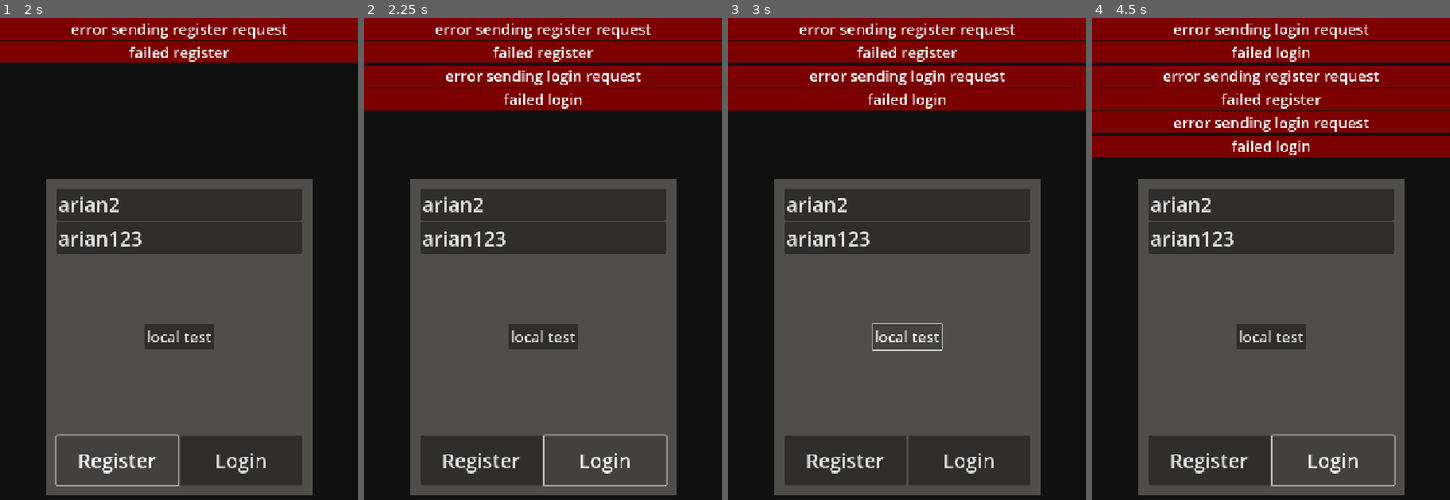
Above: before the commit, frames 1-4 (left to right).
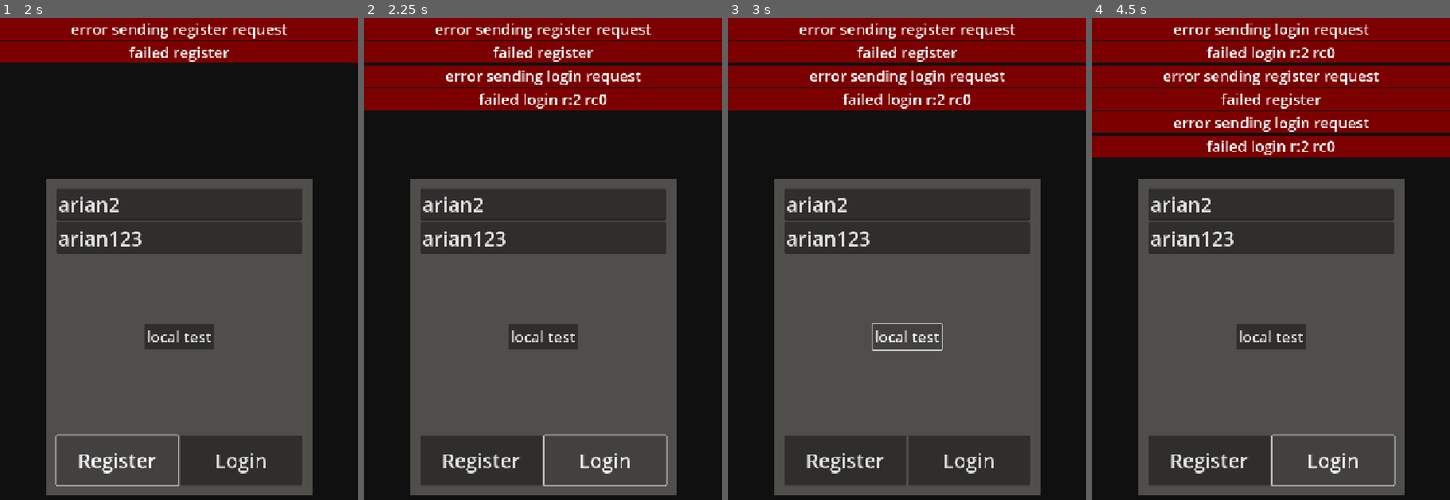
Above: after the commit, the same moments.

Repository: arian-nj/oldtix
Game: Godot game, scene res://PatchSystem/LoadPatcher.tscn
Two runs of this game, one before a commit and one after it. Both use one fixed random seed, a clock stepped at 60 frames per second and the inputs below.
Inputs:
- Up to frame 1 (2 s): click "local test" at 0.5 s; click "Register" at 1.25 s
- Up to frame 2 (2.25 s): click "Login" at 2 s
- Up to frame 3 (3 s): click "local test" at 2.75 s
- Up to frame 4 (4.5 s): click "Register" at 3.5 s; click "Login" at 4.25 s

Frame 1 is identical in both runs. In frame 2, 0.4% of the frame differs, in the area x 32-68%, y 15-19%; in frame 3, 0.4%; in frame 4, 0.9%, in the area x 32-68%, y 5-29%.

Commit message:
http timeut

Diff:
--- a/game/GameContent/Katana/KAccount.gd
+++ b/game/GameContent/Katana/KAccount.gd
@@ -37,7 +37,7 @@
 	return true
 
 func GetUser(user_id:String)->AccountData:
-	var http_req_node:HTTPRequest = HTTPRequest.new()
+	var http_req_node:HTTPRequest = Katana.NewHttpRequest()
 	add_child(http_req_node)
 	var req_url:= Katana.CoreHttpUrl + Katana.PersonUrl + user_id
 	if user_id == "me":
@@ -70,7 +70,7 @@
 	return me
 
 func GetUserStatistics(user_id:String)->Array: # UserStatisticsData,String
-	var http_req_node:HTTPRequest = HTTPRequest.new()
+	var http_req_node:HTTPRequest = Katana.NewHttpRequest()
 	add_child(http_req_node)
 	var req_url:= Katana.CoreHttpUrl + Katana.PersonUrl + user_id + Katana.PersonStatisticsAfter
 	# if user_id == "me":
--- a/game/GameContent/Katana/Katana.gd
+++ b/game/GameContent/Katana/Katana.gd
@@ -1,7 +1,6 @@
 class_name Katana extends Node
 
-
-
+const REQUEST_TIMEOUT := 5
 static var _debug:bool = false
 
 static var CoreHttpUrl:String = "https://" + "core.filelord.ir"
@@ -12,7 +11,7 @@
 static func change_debug_mode(new_debug:bool) -> void:
 	_debug = new_debug
 	if new_debug:
-		var local_ip := "192.168.93.205"
+		var local_ip := "192.168.216.205"
 		CoreHttpUrl = "http://" + local_ip +":4444"
 		Hokm4WsUrl =  "ws://" + local_ip + ":4445"
 		Hokm4HttpUrl =  "http://" + local_ip + ":4445"
@@ -27,3 +26,8 @@
 static var PersonStatisticsAfter := "/stat"
 
 static var ActiveGameUrl:String = "/active_game"
+
+static func NewHttpRequest()->HTTPRequest:
+	var http_req := HTTPRequest.new()
+	http_req.timeout = REQUEST_TIMEOUT
+	return http_req
--- a/game/GameContent/Scenes/LoginMenu/login_functionality.gd
+++ b/game/GameContent/Scenes/LoginMenu/login_functionality.gd
@@ -18,7 +18,7 @@
 	}
 	var json_data_string:String = JSON.stringify(json_data)
 
-	var http_req:HTTPRequest = HTTPRequest.new()
+	var http_req:HTTPRequest = Katana.NewHttpRequest()
 	add_child(http_req)
 	http_req.request_completed.connect(_on_register_request_completed)
 
@@ -54,7 +54,8 @@
 	}
 	var json_data_string:String = JSON.stringify(json_data)
 
-	var http_req:HTTPRequest = HTTPRequest.new()
+	var http_req:HTTPRequest = Katana.NewHttpRequest()
+	http_req.timeout = 5
 	add_child(http_req)
 	http_req.request_completed.connect(_on_token_request_completed)
 
@@ -62,31 +63,36 @@
 	var err:int = http_req.request(Katana.CoreHttpUrl + Katana.TokenUrl,[],HTTPClient.METHOD_POST,json_data_string)
 	if err != OK:
 		print_debug(err)
-
 		ErrorBoard._instance.new_error("error sending login request",ErrorBoard.ErrorLevel)
 	await http_req.request_completed
 	http_req.queue_free()
 
 
 func _on_token_request_completed(_result: int, response_code: int, _headers: PackedStringArray, body: PackedByteArray)->void:
+	print("here")
 	if response_code == HTTPClient.RESPONSE_OK:
 		ErrorBoard._instance.new_error("You're In",ErrorBoard.SuccessLevel)
 		var tokenBodyJson :Variant = JSON.parse_string(body.get_string_from_utf8())
 		var new_token:String = tokenBodyJson["AuthenticationToken"]
 		KAccount._instance.set_token(new_token)
 		self.visible = false
+		print("here1")
+
 
 	elif response_code == HTTPClient.RESPONSE_UNPROCESSABLE_ENTITY:
 		var body_content:Variant = JSON.parse_string(body.get_string_from_utf8())
 		if body_content.has("FieldErrors"):
 			for k:String in body_content["FieldErrors"]:
 				ErrorBoard._instance.new_error(body_content["FieldErrors"][k],ErrorBoard.InfoLevel)
+		print("here2")
 
 	else:
-		ErrorBoard._instance.new_error("failed login",ErrorBoard.ErrorLevel)
-		print_debug(str(_result)+" " + str(response_code)," ",body.get_string_from_utf8())
+		ErrorBoard._instance.new_error("failed login r:" + str(_result)+" rc" + str(response_code),ErrorBoard.ErrorLevel)
+		print_debug("token failed ",str(_result)+" " + str(response_code)," ",body.get_string_from_utf8())
+		print("here3")
+	print("here4")
+
 
 
 func _on_local_button_pressed() -> void:
-	print("here")
 	Katana.change_debug_mode(true)
--- a/game/GameContent/Scenes/MainMenu/main_menu.gd
+++ b/game/GameContent/Scenes/MainMenu/main_menu.gd
@@ -13,13 +13,13 @@
 	PlayButton.disabled = true
 	ContinueGameButton.visible = false
 
-	var http_req:HTTPRequest = HTTPRequest.new()
+	var http_req:HTTPRequest = Katana.NewHttpRequest()
 	add_child(http_req)
 	http_req.request(Katana.Hokm4HttpUrl + Katana.ActiveGameUrl,KAccount._instance.AddAuthHeader())
 	http_req.request_completed.connect(_on_active_game_request_completed)
 
 	set_label("Waiting...")
-	http_req = HTTPRequest.new()
+	http_req = Katana.NewHttpRequest()
 	add_child(http_req)
 	http_req.request(Katana.CoreHttpUrl + Katana.StatusUrl)
 	http_req.request_completed.connect(_on_status_request_completed)
--- a/game/PatchSystem/LoadPatcher.tscn
+++ b/game/PatchSystem/LoadPatcher.tscn
@@ -9,11 +9,12 @@
 [sub_resource type="StyleBoxFlat" id="StyleBoxFlat_574je"]
 bg_color = Color(0.0562916, 0.0562916, 0.0562916, 1)
 
-[node name="LoadPatcher" type="CanvasLayer" node_paths=PackedStringArray("oldVersionLabel", "newVersionLabel", "downloadProgressBar")]
+[node name="LoadPatcher" type="CanvasLayer" node_paths=PackedStringArray("oldVersionLabel", "newVersionLabel", "downloadProgressBar", "lpErrorBorad")]
 script = ExtResource("1_ylikw")
 oldVersionLabel = NodePath("CustomRatioAspectContainer/VBoxContainer/VersionsLabel/OldVersionLabel")
 newVersionLabel = NodePath("CustomRatioAspectContainer/VBoxContainer/VersionsLabel/NewVersionLabel")
 downloadProgressBar = NodePath("CustomRatioAspectContainer/VBoxContainer/ProgressControl/ProgressBar")
+lpErrorBorad = NodePath("CustomRatioAspectContainer/VBoxContainer/LPErrorControl")
 
 [node name="ColorRect" type="ColorRect" parent="."]
 anchors_preset = 15
--- a/game/PatchSystem/LoadPatchesScript.gd
+++ b/game/PatchSystem/LoadPatchesScript.gd
@@ -11,7 +11,7 @@
 
 func _ready() -> void:
 	get_tree().change_scene_to_file.call_deferred("res://GameContent/Scenes/SceneManager/SceneManager.tscn")
-	# lpErrorBorad.TryAgain.connect(do_request)
+	lpErrorBorad.TryAgain.connect(do_request)
 	# do_request()
 
 func do_request()->void:
@@ -69,7 +69,7 @@
 	return ""
 
 func get_latest_version_number() -> Array:
-	var http_req_node:HTTPRequest = HTTPRequest.new()
+	var http_req_node:HTTPRequest = Katana.NewHttpRequest()
 	http_req_node.timeout = 5
 	self.add_child(http_req_node)
 
Not shown, changed: game/export_presets.cfg
Not shown, changed: CardVault/.obsidian/workspace.json
Not shown, changed: CardVault/CardGame/V 1.0.0.md
Not shown, added: game/-2mB4US
Not shown, added: game/-KESBLV
Not shown, added: game/-QmfQo6
Not shown, added: game/-iBww4e
